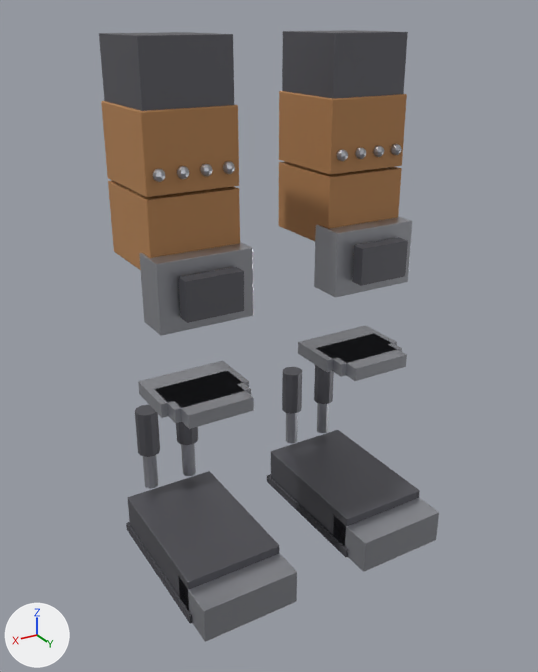
One commit to the glTF model public/mecha/parts/legs-bruiser2/legs-bruiser2.glb: the scene before it, then after it.
Camera for both pictures: a 50 mm camera at (0.787, 1.344, 0.04) aimed at (0.031, 0.086, -0.59). Arrows for +X, +Y and +Z are at lower left; the lights stay in place. The picture after the commit comes second.

In view in the first picture: 'foot_l', 'foot_r', 'hip_l', 'hip_r', 'kneeshroud_l', 'kneeshroud_r', 'plate0_l', 'rivet.005_r', 'rivet.007_r', 'rivet_l', 'thigh_l', 'thigh_r', 'toe_l', 'toe_r', 'ventwell_l' and 21 more.
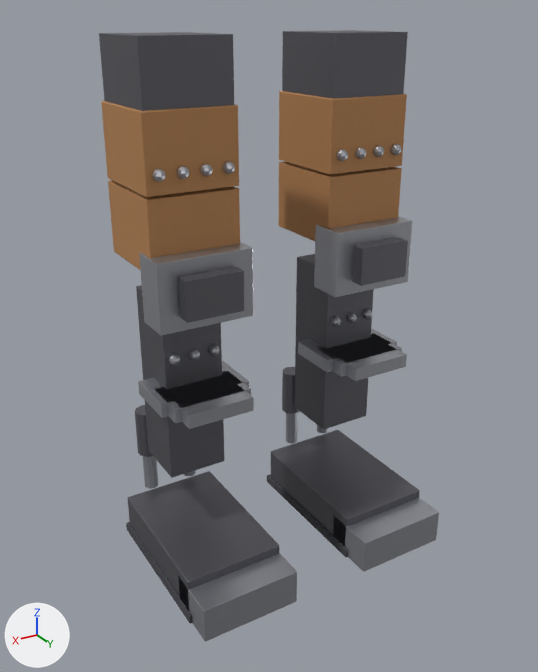
Diff of the bpy script that builds the scene:
```diff
--- a/public/mecha/parts/legs-bruiser2/legs-bruiser2.glb.py
+++ b/public/mecha/parts/legs-bruiser2/legs-bruiser2.glb.py
@@ me_sphere_013 @@
+me_sphere_013.from_pydata(...)  # an icosphere of 80 faces spanning x -0.012..0.012, y -0.012..0.012, z -0.012..0.012
+me_sphere_013.materials.append(mat_steel)  # grey #b3b5bc
@@ me_sphere_012 @@
+me_sphere_012.from_pydata(...)  # an icosphere of 80 faces spanning x -0.012..0.012, y -0.012..0.012, z -0.012..0.012
+me_sphere_012.materials.append(mat_steel)  # grey #b3b5bc
@@ me_cube_025_1 @@
+me_cube_025_1.from_pydata(...)  # 24 vertices, 44 faces; spans x -0.065..0.065, y -0.065..0.065, z -0.2..0.2
+me_cube_025_1.materials.append(mat_iron)  # grey #6f6f76
@@ ob_rivet_l @@
 ob_rivet_l = bpy.data.objects.new('rivet_l', me_sphere_003)
-ob_rivet_l.location = (0.27, 0.105, -0.22)
+ob_rivet_l.location = (0.245, 0.07, -0.6)
@@ ob_rivet_005_r @@
 ob_rivet_005_r = bpy.data.objects.new('rivet.005_r', me_sphere_005)
-ob_rivet_005_r.location = (-0.223, 0.105, -0.22)
+ob_rivet_005_r.location = (-0.177, 0.105, -0.22)
@@ ob_rivet_007_r @@
 ob_rivet_007_r = bpy.data.objects.new('rivet.007_r', me_sphere_007)
-ob_rivet_007_r.location = (-0.13, 0.105, -0.22)
+ob_rivet_007_r.location = (-0.27, 0.105, -0.22)
@@ ob_rivet_013_r @@
+ob_rivet_013_r = bpy.data.objects.new('rivet.013_r', me_sphere_013)
+ob_rivet_013_r.location = (-0.155, 0.07, -0.6)
@@ ob_rivet_012_r @@
+ob_rivet_012_r = bpy.data.objects.new('rivet.012_r', me_sphere_012)
+ob_rivet_012_r.location = (-0.2, 0.07, -0.6)
@@ ob_rivet_011_r @@
+ob_rivet_011_r = bpy.data.objects.new('rivet.011_r', me_sphere_012.copy())
+ob_rivet_011_r.location = (-0.245, 0.07, -0.6)
@@ ob_shin_r @@
+ob_shin_r = bpy.data.objects.new('shin_r', me_cube_025_1)
+ob_shin_r.location = (-0.2, 0.0, -0.68)
@@ ob_rivet_006_l @@
+ob_rivet_006_l = bpy.data.objects.new('rivet.006_l', me_sphere_012.copy())
+ob_rivet_006_l.location = (0.2, 0.07, -0.6)
@@ ob_rivet_005_l @@
+ob_rivet_005_l = bpy.data.objects.new('rivet.005_l', me_sphere_012.copy())
+ob_rivet_005_l.location = (0.155, 0.07, -0.6)
@@ ob_shin_l @@
+ob_shin_l = bpy.data.objects.new('shin_l', me_cube_025_1.copy())
+ob_shin_l.location = (0.2, 0.0, -0.68)
```

Location of each change, (x1, y1, x2, y2) in pixels of the pictures (538 x 672 px):
'shin_r', added: after (295, 254, 374, 429)
'shin_l', added: after (136, 285, 224, 478)
'rivet_l', moved: before (153, 169, 165, 182); after (169, 354, 180, 365)
'rivet.007_r', moved: before (337, 149, 348, 161); after (391, 144, 402, 155)
'rivet.005_r', moved: before (373, 146, 384, 157); after (355, 147, 366, 159)
'rivet.006_l', added: after (189, 349, 200, 361)
'rivet.005_l', added: after (209, 344, 220, 356)
'rivet.013_r', added: after (331, 316, 341, 327)
'rivet.012_r', added: after (347, 312, 357, 323)
'rivet.011_r', added: after (362, 309, 372, 319)
